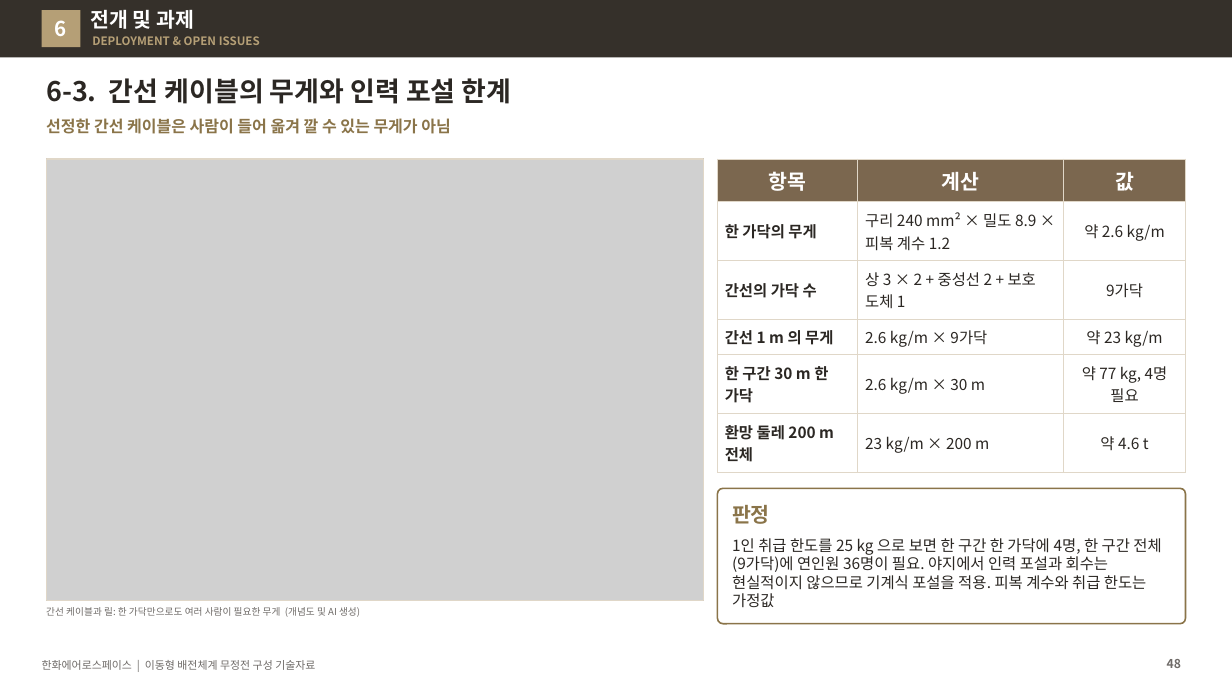
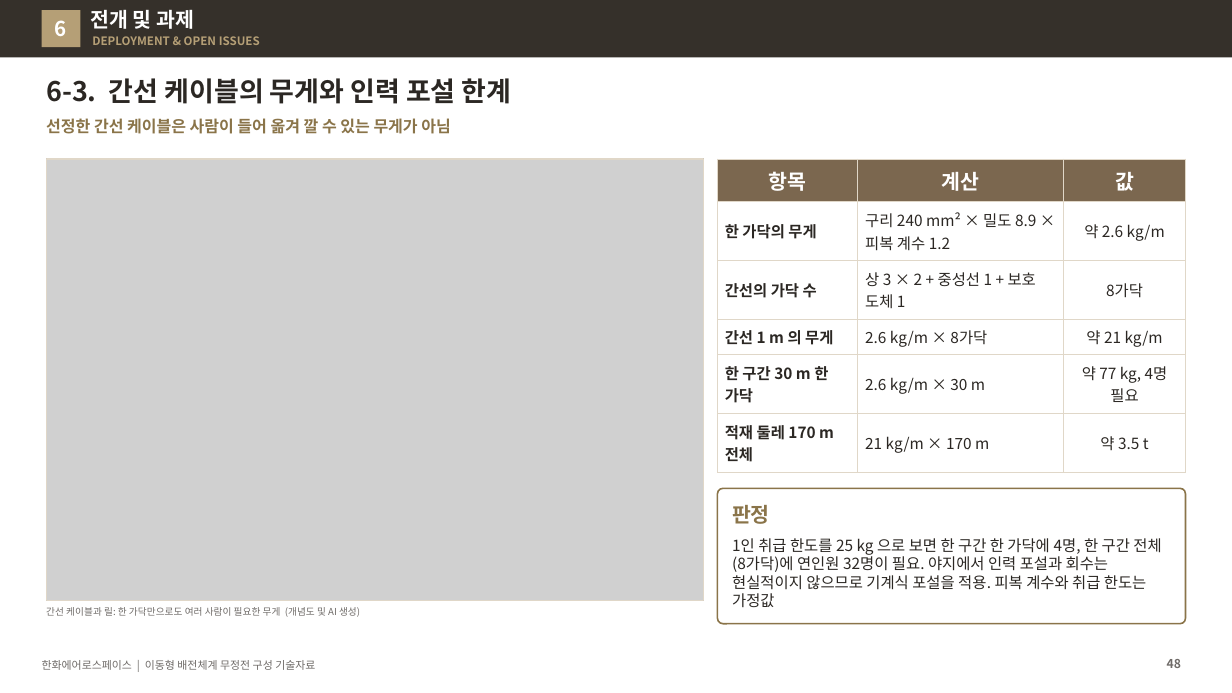
Before and after one commit to byunjd112-hue/headroom, a slide deck: slide 48 of mobile_ems/docs/out/IFPS_이동형배전체계_무정전구성_기술자료_Rev72.pptx. Drawn at 1232x693 pixels with LibreOffice and Linux fonts; fonts in the diff are those of the drawing; grey boxes stand for pictures. Boxes give left, top, right and bottom in pixels: in the first picture for what was removed or moved away, otherwise in the second. Text is boxed around its words. In the diff, an @@ line names an element or a change of style, - is before the commit and + after.

```diff
--- a/mobile_ems/docs/out/IFPS_이동형배전체계_무정전구성_기술자료_Rev72.pptx
+++ b/mobile_ems/docs/out/IFPS_이동형배전체계_무정전구성_기술자료_Rev72.pptx
@@ table at box(717, 159, 1186, 466) @@
-row 3, column 2: 상 3 × 2 + 중성선 2 + 보호 도체 1
+row 3, column 2: 상 3 × 2 + 중성선 1 + 보호 도체 1
-row 3, column 3: 9가닥
+row 3, column 3: 8가닥
-row 4, column 2: 2.6 kg/m × 9가닥
+row 4, column 2: 2.6 kg/m × 8가닥
-row 4, column 3: 약 23 kg/m
+row 4, column 3: 약 21 kg/m
-row 6: 환망 둘레 200 m 전체 | 23 kg/m × 200 m | 약 4.6 t
+row 6: 적재 둘레 170 m 전체 | 21 kg/m × 170 m | 약 3.5 t
@@ text at box(732, 538, 1161, 607): text changed @@
-1인 취급 한도를 25 kg 으로 보면 한 구간 한 가닥에 4명, 한 구간 전체(9가닥)에 연인원 36명이 필요. 야지에서 인력 포설과 회수는 현실적이지 않으므로 기계식 포설을 적용. 피복 계수와 취급 한도는 가정값
+1인 취급 한도를 25 kg 으로 보면 한 구간 한 가닥에 4명, 한 구간 전체(8가닥)에 연인원 32명이 필요. 야지에서 인력 포설과 회수는 현실적이지 않으므로 기계식 포설을 적용. 피복 계수와 취급 한도는 가정값
```
Also in this commit, not shown: 4 other slides changed, 4 other files.
